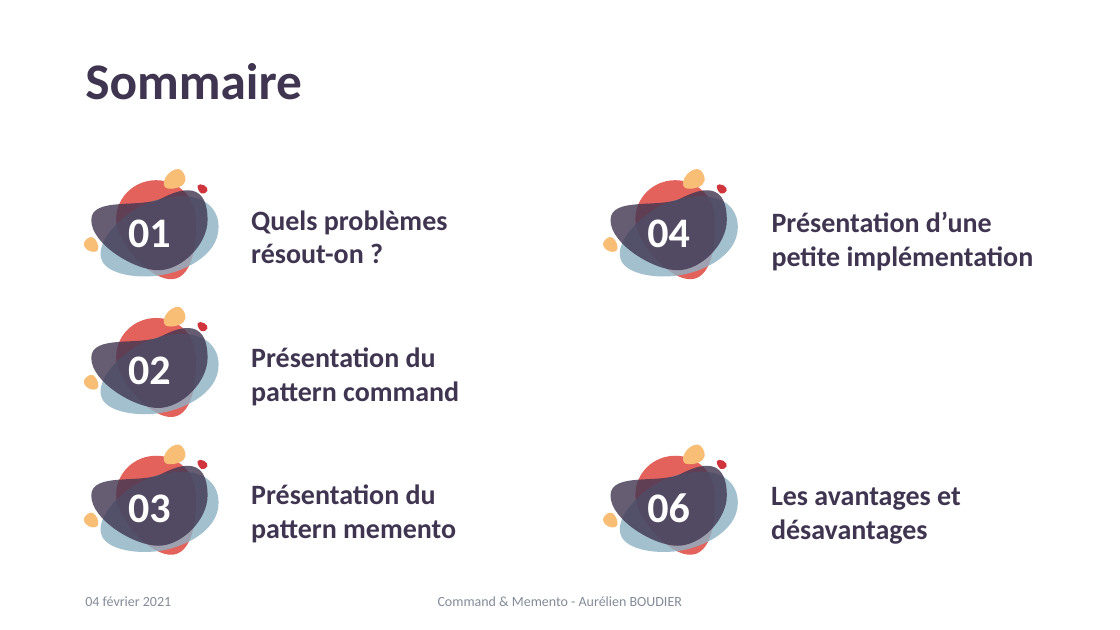
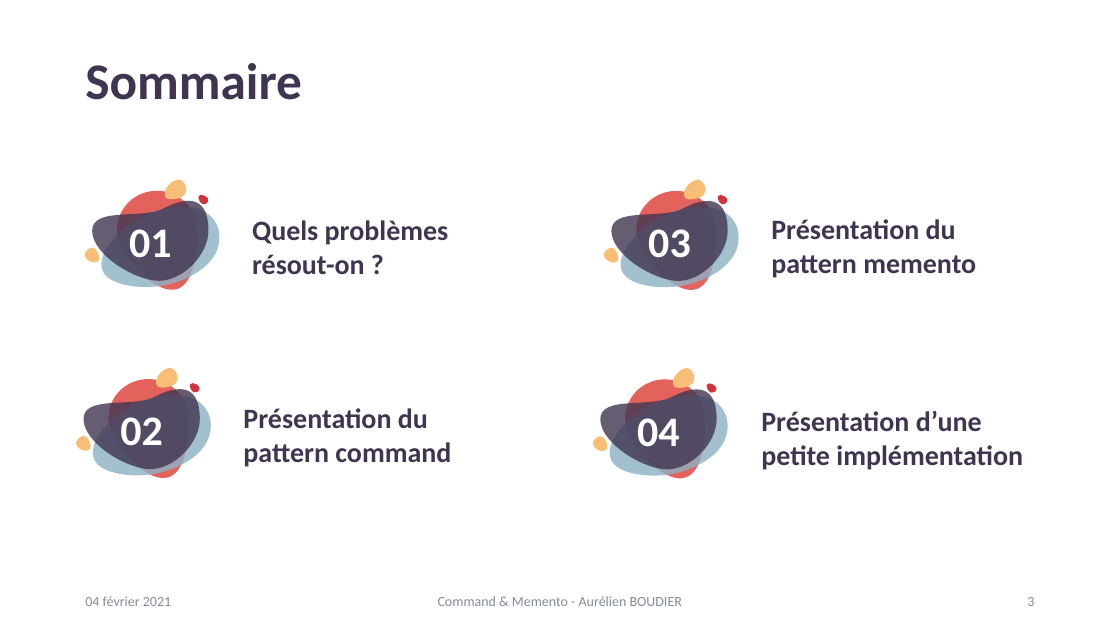
Before and after one commit to kyweez/CDA-14-DESIGN-PATTERN, a slide deck: slide 3 of 01-Powerpoint-presentation/PowerpointPresentation.pptx. Drawn at 1120x630 pixels with LibreOffice and Linux fonts; fonts in the diff are those of the drawing. Boxes give left, top, right and bottom in pixels: in the first picture for what was removed or moved away, otherwise in the second. Text is boxed around its words. In the diff, an @@ line names an element or a change of style, - is before the commit and + after.

Commit message:
Commnand pattern / ppt in progress

```diff
--- a/01-Powerpoint-presentation/PowerpointPresentation.pptx
+++ b/01-Powerpoint-presentation/PowerpointPresentation.pptx
@@ 6 freeform shapes, 1 text: place and size @@
-6 freeform shapes, 1 text at [84, 169, 448, 280]
+6 freeform shapes, 1 text at [85, 180, 449, 290]
@@ 6 freeform shapes, 1 text: place and size @@
-6 freeform shapes, 1 text at [84, 444, 456, 555]
+6 freeform shapes, 1 text at [604, 180, 976, 290]
@@ 5 freeform shapes, 1 text: place and size @@
-5 freeform shapes, 1 text at [84, 307, 459, 418]
+5 freeform shapes, 1 text at [76, 368, 451, 478]
@@ freeform shape: place and size @@
-freeform shape at [197, 322, 208, 331]
+freeform shape at [190, 383, 200, 392]
@@ 6 freeform shapes, 1 text: place and size @@
-6 freeform shapes, 1 text at [603, 169, 1034, 280]
+6 freeform shapes, 1 text at [593, 368, 1023, 479]
@@ group removed at [603, 444, 739, 555]: 6 freeform shapes @@
-06
@@ text removed at [771, 487, 961, 544] @@
-Les avantages et désavantages
@@ page number added at [1027, 597, 1034, 606], 12 pt, text #848B98 @@
+3
```
Also in this commit, not shown: 30 other slides changed, 2 slides added.
